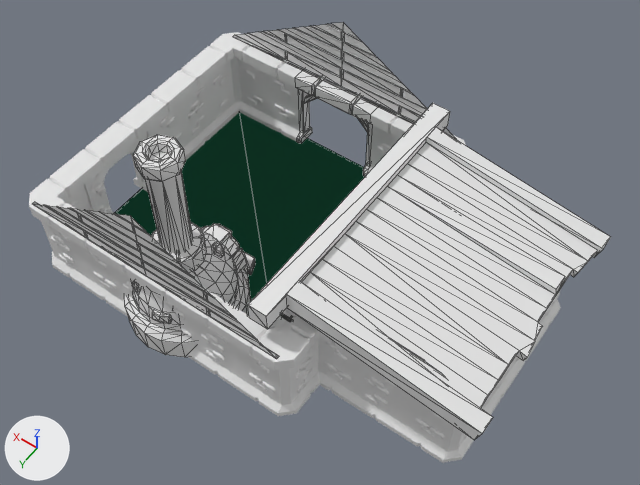
Before and after pictures for a commit that changed the Blender file assets/levels/bakery-interior.blend.
The view is the same before and after, from a camera (50 mm lens) standing at (-4.07, 5.05, 7.61) and looking at (-1.02, 0.78, 0.9). Lighting does not change. The marker at lower left points along +X, +Y and +Z. The first picture is the older version. Mesh edges are drawn as thin lines on the coarser meshes.

In view in the first picture: 'building_blacksmith_red', 'building_stables_red', 'floor_wood_large.001', 'floor_wood_large.002', 'floor_wood_large.004', 'template-floor-col', 'wall.001', 'wall.005', 'wall.006', 'wall.011', 'wall_corner', 'wall_corner.003', 'wall_doorway_scaffold.001' and 9 more.
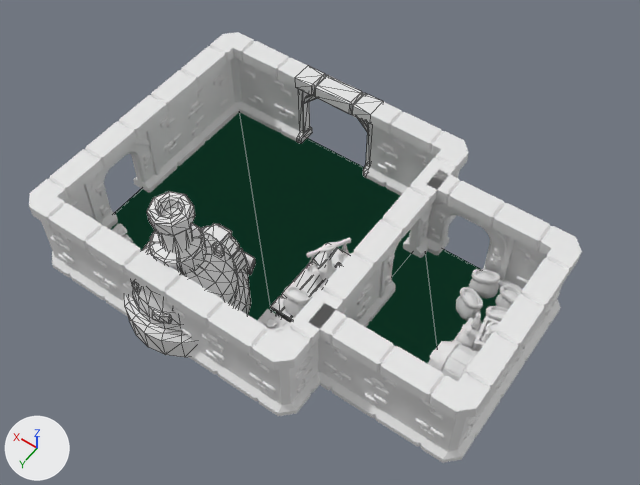
Edits to the bpy script that builds the scene:
```text
Change me_building_blacksmith_red:
    used by ob_building_blacksmith_red; location = (-0.305, 1.43, 0.0); scale = (3.0, 3.0, 3.0)
    before: 258 (0.105, 0.122, 0.687) at pixel (149, 179), 260 (0.142, 0.107, 0.687), 262 (0.157, 0.07, 0.687), 264 (0.142, 0.033, 0.687), 266 (0.105, 0.017, 0.687)
    before: 268 (0.068, 0.033, 0.687), 270 (0.052, 0.07, 0.687) at pixel (175, 175), 272 (0.068, 0.107, 0.687) at pixel (162, 181)
    remove me_building_blacksmith_red.from_pydata(...)  # 1498 vertices, 1227 faces, 2 loose edges; spans x -0.105..0.315, y -0.189..0.28, z 0.0..0.757
    add me_building_blacksmith_red.from_pydata(...)  # 1498 vertices, 1227 faces, 2 loose edges; spans x -0.105..0.315, y -0.189..0.28, z 0.0..0.515
    me_building_blacksmith_red part 1: the loose piece of 19 vertices spanning x 0.035..0.175, y 0.0..0.14, z 0.704..0.75 is moved by (0.0, 0.0, -0.241)
    me_building_blacksmith_red part 2: the loose piece of 16 vertices spanning x 0.043..0.167, y 0.008..0.132, z 0.757 is moved by (0.0, 0.0, -0.241)
    me_building_blacksmith_red part 3: the loose piece of 16 vertices spanning x 0.035..0.175, y 0.0..0.14, z 0.75..0.757 is moved by (0.0, 0.0, -0.241)
    me_building_blacksmith_red part 4: the loose piece of 9 vertices spanning x 0.073..0.137, y 0.038..0.102, z 0.722 is moved by (0.0, 0.0, -0.241)
    me_building_blacksmith_red part 5: the loose piece of 16 vertices spanning x 0.069..0.141, y 0.034..0.106, z 0.722..0.75 is moved by (0.0, 0.0, -0.241)
    me_building_blacksmith_red part 6: the loose piece of 16 vertices spanning x 0.061..0.149, y 0.026..0.114, z 0.75..0.757 is moved by (0.0, 0.0, -0.241)
    me_building_blacksmith_red part 7
    add for i in [258, 260, 262, 264, 266, 268, 270, 272]: me_building_blacksmith_red.vertices[i].co += Vector((0.0, 0.0, -0.241))
    other edits to the shape of me_building_blacksmith_red do not show in these pictures
Remove ob_building_stables_red:
    ob_building_stables_red = bpy.data.objects.new('building_stables_red', me_building_stables_red)
    ob_building_stables_red.location = (-0.65, 0.5, -0.1)
    ob_building_stables_red.rotation_euler = (0.0, 0.0, 2.094)  # degrees (0, 0, 120)
    ob_building_stables_red.scale = (5.0, 5.0, 5.0)
Remove ob_floor_wood_large_001:
    ob_floor_wood_large_001 = bpy.data.objects.new('floor_wood_large.001', me_floor_wood_large_001)
    ob_floor_wood_large_001.location = (0.0, -1.045, 1.5)
    ob_floor_wood_large_001.rotation_euler = (1.571, 0.0, 0.0)  # degrees (90, 0, 0)
    ob_floor_wood_large_001.scale = (1.5, 0.5, 0.5)
Remove ob_floor_wood_large_002:
    ob_floor_wood_large_002 = bpy.data.objects.new('floor_wood_large.002', me_floor_wood_large_003)
    ob_floor_wood_large_002.location = (0.0, 2.075, 1.5)
    ob_floor_wood_large_002.rotation_euler = (1.571, 0.0, -3.142)  # degrees (90, 0, -180)
    ob_floor_wood_large_002.scale = (1.5, 0.5, 0.5)
Remove ob_floor_wood_large_004:
    ob_floor_wood_large_004 = bpy.data.objects.new('floor_wood_large.004', me_floor_wood_large_005)
    ob_floor_wood_large_004.location = (-2.362, 1.455, 1.5)
    ob_floor_wood_large_004.rotation_euler = (1.571, 0.0, -3.142)  # degrees (90, 0, -180)
    ob_floor_wood_large_004.scale = (1.5, 0.5, 0.5)
```

Where the change shows, as pixel boxes [x1, y1, x2, y2] in the pictures (640 x 485 px; the box of a moved part takes in the faces that stretch with it):
'building_stables_red', deleted
    before: [248, 103, 611, 440]
'building_blacksmith_red', reshaped (25% shorter)
    before: [124, 135, 255, 357]
    after: [124, 191, 255, 357]
'floor_wood_large.001', deleted
    before: [233, 22, 458, 141]
'floor_wood_large.002', deleted
    before: [33, 204, 278, 359]
'floor_wood_large.004', deleted (mostly hidden)
    before: [395, 341, 443, 375]
part 1 of me_building_blacksmith_red, moved or reshaped
    before: [133, 150, 186, 182]
    after: [147, 206, 195, 236]
part 2 of me_building_blacksmith_red, moved or reshaped
    before: [136, 135, 181, 167]
    after: [149, 192, 191, 223]
part 3 of me_building_blacksmith_red, moved or reshaped
    before: [133, 135, 184, 171]
    after: [147, 191, 194, 227]
part 4 of me_building_blacksmith_red, moved or reshaped
    before: [150, 151, 169, 162]
    after: [161, 207, 180, 218]
part 5 of me_building_blacksmith_red, moved or reshaped
    before: [146, 143, 171, 159]
    after: [159, 200, 182, 214]
part 6 of me_building_blacksmith_red, moved or reshaped
    before: [142, 139, 174, 162]
    after: [155, 196, 185, 218]
part 7 of me_building_blacksmith_red, moved or reshaped
    before: [145, 172, 193, 253]
    after: [158, 227, 193, 253]
'template-floor-col.001', unchanged, uncovered by the edit
    after: [366, 249, 500, 364]
'wall_corner.003', unchanged, uncovered by the edit
    before: [396, 392, 488, 463]
    after: [396, 351, 506, 463]
'wall_doorway_scaffold.002', unchanged, uncovered by the edit
    after: [426, 170, 528, 290]
'wall_corner.002', unchanged, uncovered by the edit
    before: [537, 289, 561, 344]
    after: [500, 213, 582, 344]
